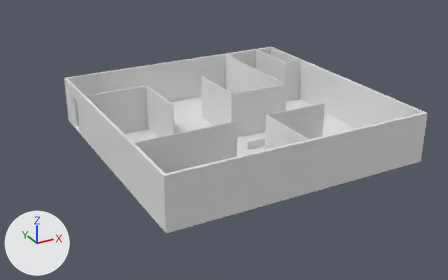
Before and after pictures for a commit that changed the FBX model Unity/WatcherUnity/Assets/Blender Objects/Puzzles/PuzzleOne.fbx.
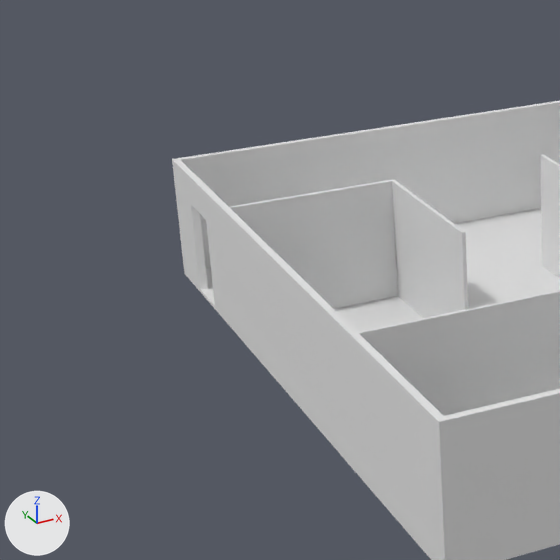
Each version is shown whole from a 50 mm lens placed at (-120.5, -212.2, 106.1), pointed at (-7.2, -6.2, 3.1), then close up on the part from 0% to 47% of the width and 7% to 81% of the height. Arrows for +X, +Y and +Z are at lower left; the lights stay in place. Where no turn or scale is listed for an object, it has been applied to the vertices. Vertices at the same position are counted once.
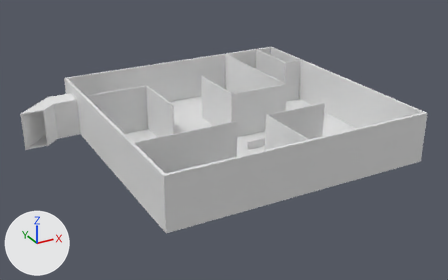
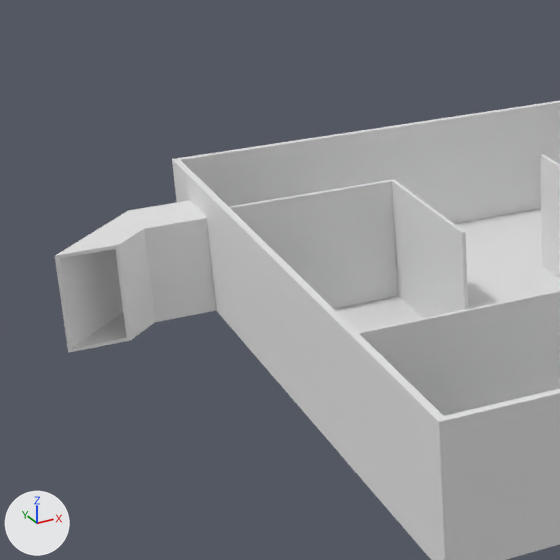
The change, as a diff of the scene's bpy script:
```diff
--- a/Unity/WatcherUnity/Assets/Blender Objects/Puzzles/PuzzleOne.fbx.py
+++ b/Unity/WatcherUnity/Assets/Blender Objects/Puzzles/PuzzleOne.fbx.py
@@ mat_concrete @@
+mat_concrete = principled_material('Concrete')
+mat_concrete.base_color = (0.8, 0.8, 0.8)  # white #e7e7e7
@@ me_cube_001 @@
 # used by ob_cube; location = (0.0, 0.0, -0.3)
-me_cube_001.from_pydata(...)  # 3305 vertices, 3305 faces; spans x -55.0..55.0, y -55.0..55.0, z -0.3..20.3
+me_cube_001.from_pydata(...)  # 3353 vertices, 3353 faces; spans x -79.8..55.0, y -55.0..55.0, z -0.3..20.3
+# me_cube_001 part 1
+# 12 faces are deleted
+# 24 new vertices lie (-10.0, 0.0, 0.0) away from vertices in x -55.0, y 36.7..46.3, z -0.3..15.7
+# 6 new vertices lie (-5.2, -5.2, 0.0) away from vertices in x -65.0, y 36.7, z -0.3..15.7
+# 6 new vertices lie (-5.8, -5.7, 0.0) away from vertices in x -65.0, y 37.2, z -0.3..15.7
+# 6 new vertices lie (-14.2, -14.2, 0.0) away from vertices in x -65.0, y 45.7, z -0.3..15.7
+# 6 new vertices lie (-14.8, -14.8, 0.0) away from vertices in x -65.0, y 46.3, z -0.3..15.7
+# 60 new faces join them, mat_concrete (white #e7e7e7)
 me_cube_001.materials.append(mat_floor)
@@ me_cube_001 @@
 me_cube_001.materials.append(mat_door)
+me_cube_001.materials.append(mat_concrete)  # white #e7e7e7
```

Location of each change, [x1, y1, x2, y2] in pixels of the close-ups (560 x 560 px):
'Cube', reshaped
    before: [172, 101, 560, 560]
    after: [55, 101, 560, 560]
part 1 of me_cube_001, built on
    before: [190, 201, 216, 310]
    after: [55, 200, 216, 353]
